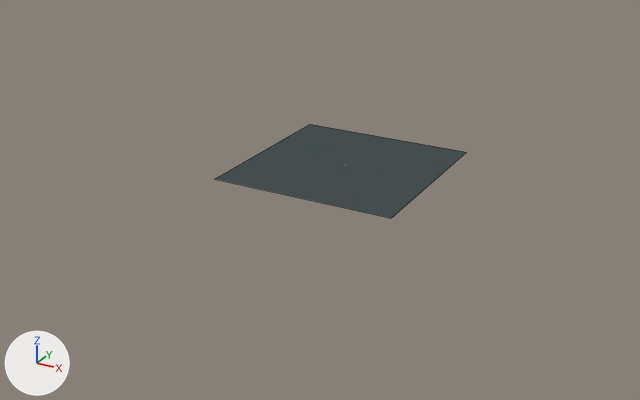
What one commit did to the Blender file assets/modelos/ASC_crucero_pesado/ASC_crucero_pesado.blend.
One viewpoint serves both versions: a 50 mm camera at (16740.0, -32765.0, 14414.0) aimed at (-680.0, -1093.0, -1423.0). The axes (+X, +Y, +Z) are drawn at lower left. The lights are the same throughout. The picture after the commit comes second. Mesh edges are drawn as thin lines.

Names of what the first picture shows: 'Suelo de estudio'.
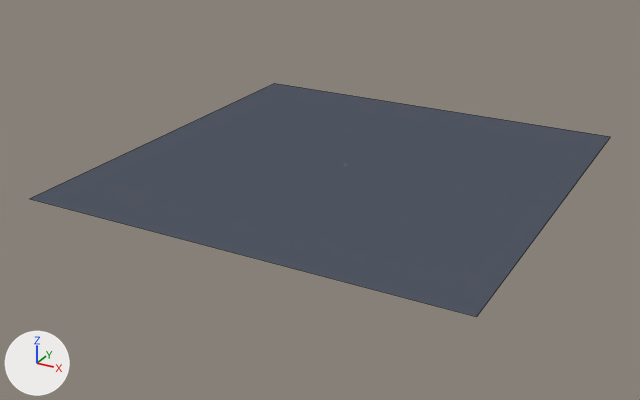
The edits, one by one:
Material 'Suelo' (mat_suelo) changes colour from dark grey #485152 to greyish blue #525864; in linear values from (0.065, 0.082, 0.085) to (0.085, 0.098, 0.127).
me_plane is used by ob_suelo_de_estudio; location (0.0, 0.0, -6.0).
me_plane had 4 vertices, 1 face and spanned x -4150.0..4150.0, y -4150.0..4150.0, z 0.0.
me_plane now has 4 vertices, 1 face and spans x -9513.0..9513.0, y -9513.0..9513.0, z 0.0.
Part 1, on me_plane:
Vertex 0 of me_plane moves from (-4150.0, -4150.0, 0.0) at pixel (214, 179) to (-9513.0, -9513.0, 0.0) at pixel (29, 198).
Vertex 1 of me_plane moves from (4150.0, -4150.0, 0.0) at pixel (391, 218) to (9513.0, -9513.0, 0.0) at pixel (476, 316).
Vertex 2 of me_plane moves from (-4150.0, 4150.0, 0.0) at pixel (309, 124) to (-9513.0, 9513.0, 0.0) at pixel (274, 83).
Vertex 3 of me_plane moves from (4150.0, 4150.0, 0.0) at pixel (466, 152) to (9513.0, 9513.0, 0.0) at pixel (610, 136).
Object 'Suelo de estudio' (ob_suelo_de_estudio) moves from (0.0, 0.0, -6.0) to (0.0, 0.0, -9.0).

Boxes [x1, y1, x2, y2] around the edits, measured in the pictures (640 x 400 px):
'Suelo de estudio', recoloured, reshaped, moved (dark grey to greyish blue, 131% wider, 147% taller)
    before: [215, 124, 466, 218]
    after: [30, 83, 610, 317]
